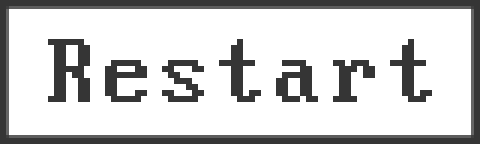
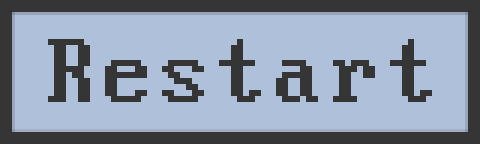
Revision of a layered 480 x 144 image; what changed, layer by layer:
hid "Rectangle 2" over [6, 6, 474, 138]
showed "Rectangle 3" over [6, 6, 474, 138]
showed "Layer 2" over [6, 6, 474, 138]
